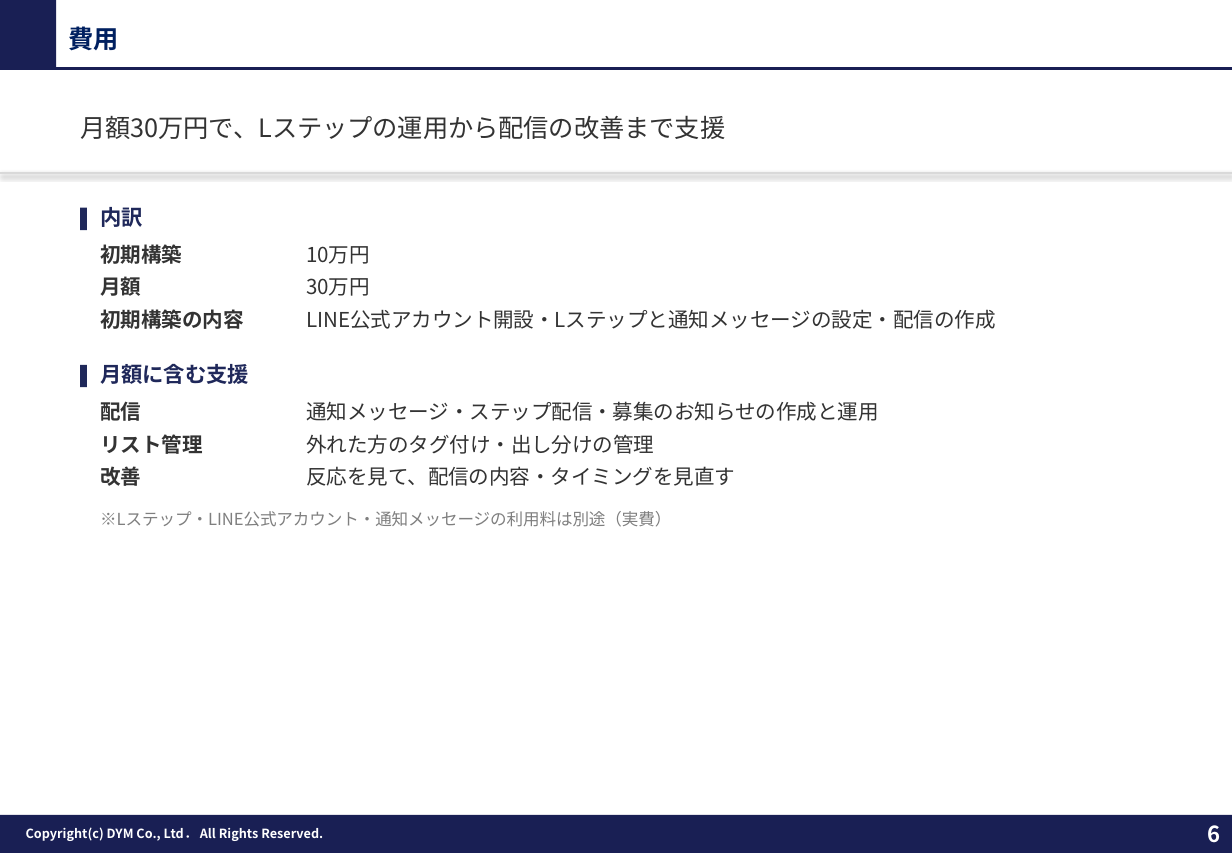
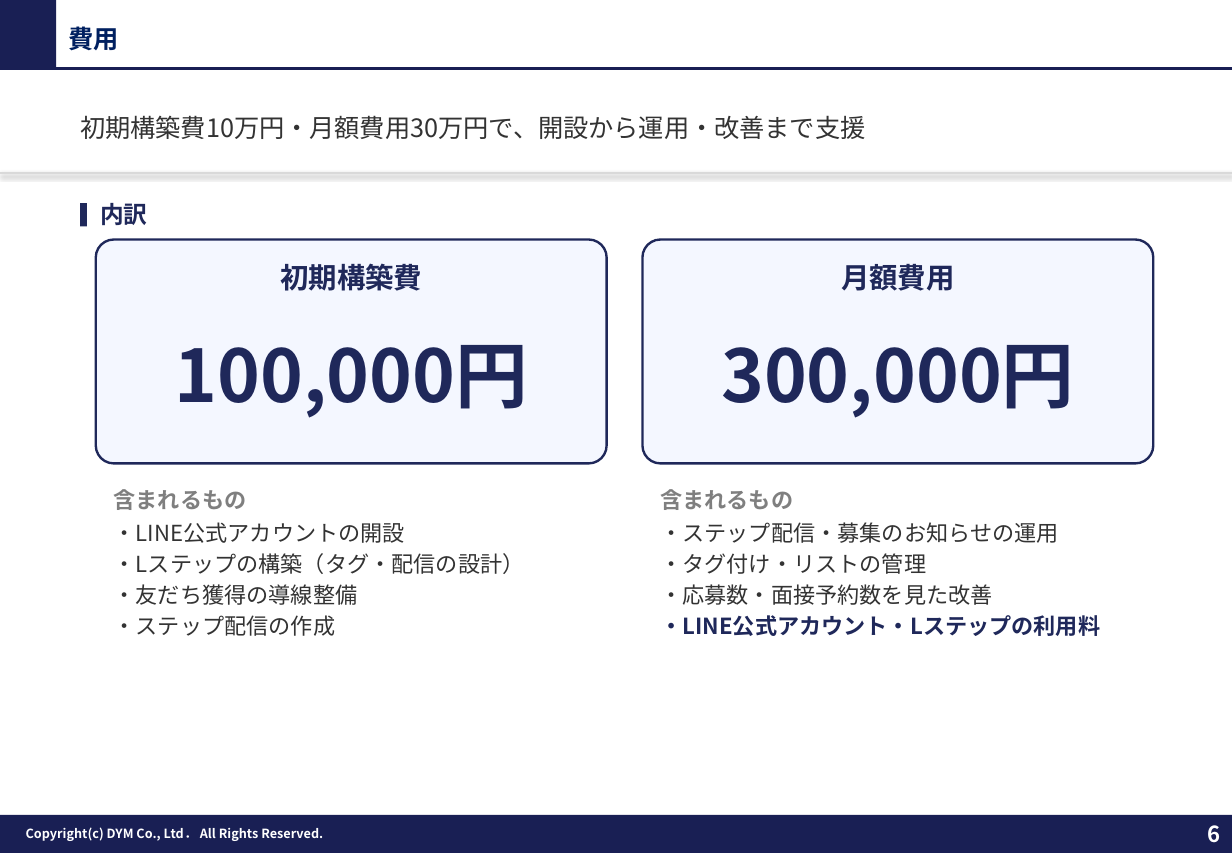
Before and after one commit to tonomura-r-dev/folder, a slide deck: slide 6 of 20261013_セキュリティー京葉御中_LINE採用追客のご提案.pptx. Drawn at 1232x853 pixels with LibreOffice and Linux fonts; fonts in the diff are those of the drawing; background and template pictures are left out. Boxes give left, top, right and bottom in pixels: in the first picture for what was removed or moved away, otherwise in the second. Text is boxed around its words. In the diff, an @@ line names an element or a change of style, - is before the commit and + after.

```diff
--- a/20261013_セキュリティー京葉御中_LINE採用追客のご提案.pptx
+++ b/20261013_セキュリティー京葉御中_LINE採用追客のご提案.pptx
@@ text at [80,115,866,139]: text changed @@
-月額30万円で、Lステップの運用から配信の改善まで支援
+初期構築費10万円・月額費用30万円で、開設から運用・改善まで支援
@@ rectangle: place and size @@
-rectangle at [80,208,86,231]
+rectangle at [80,204,86,226]
@@ text "内訳" at [100,203,147,225]: size 13.5 to 15 pt @@
@@ rounded rectangle added at [96,240,606,464], fill #F4F7FF, outline #1F285A 1.5 pt @@
@@ text at [280,264,422,291]: text changed; size 13 to 18 pt; text colour #333333 to #1F285A @@
-初期構築
+初期構築費
@@ text removed at [306,246,370,264] @@
-10万円
@@ rounded rectangle added at [643,240,1154,464], fill #F4F7FF, outline #1F285A 1.5 pt @@
@@ text at [841,264,955,291]: text changed; size 13 to 18 pt; text colour #333333 to #1F285A @@
-月額
+月額費用
@@ text removed at [306,278,370,296] @@
-30万円
@@ text removed at [100,309,243,329] @@
-初期構築の内容
@@ text removed at [306,309,995,329] @@
-LINE公式アカウント開設・Lステップと通知メッセージの設定・配信の作成
@@ text "300,000円" at [721,345,1074,418]: vertical alignment top to middle @@
@@ text added at [175,345,528,418], 46 pt, text #1F285A, bold @@
+100,000円
@@ text at [721,345,1074,418]: text changed; size 13.5 to 46 pt @@
-月額に含む支援
+300,000円
@@ rectangle removed at [80,365,86,388] @@
@@ text removed at [100,402,141,421] @@
-配信
@@ text removed at [100,434,202,454] @@
-リスト管理
@@ text removed at [306,434,654,454] @@
-外れた方のタグ付け・出し分けの管理
@@ text removed at [100,466,141,486] @@
-改善
@@ text removed at [306,466,735,486] @@
-反応を見て、配信の内容・タイミングを見直す
@@ text added at [114,489,247,510], 14 pt, text #7F7F7F, bold @@
+含まれるもの
@@ text added at [660,489,793,510], 14 pt, text #7F7F7F, bold @@
+含まれるもの
@@ text removed at [100,511,671,527] @@
-※Lステップ・LINE公式アカウント・通知メッセージの利用料は別途（実費）
@@ text added at [114,522,525,636], 14 pt, text #333333 @@
+・LINE公式アカウントの開設
+・Lステップの構築（タグ・配信の設計）
+・友だち獲得の導線整備
+・ステップ配信の作成
@@ text at [660,522,1100,636]: text changed; size 13 to 14 pt @@
-通知メッセージ・ステップ配信・募集のお知らせの作成と運用
+・ステップ配信・募集のお知らせの運用
+・タグ付け・リストの管理
+・応募数・面接予約数を見た改善
+・LINE公式アカウント・Lステップの利用料
```
Also in this commit, not shown: 5 other slides changed, 4 other files.
